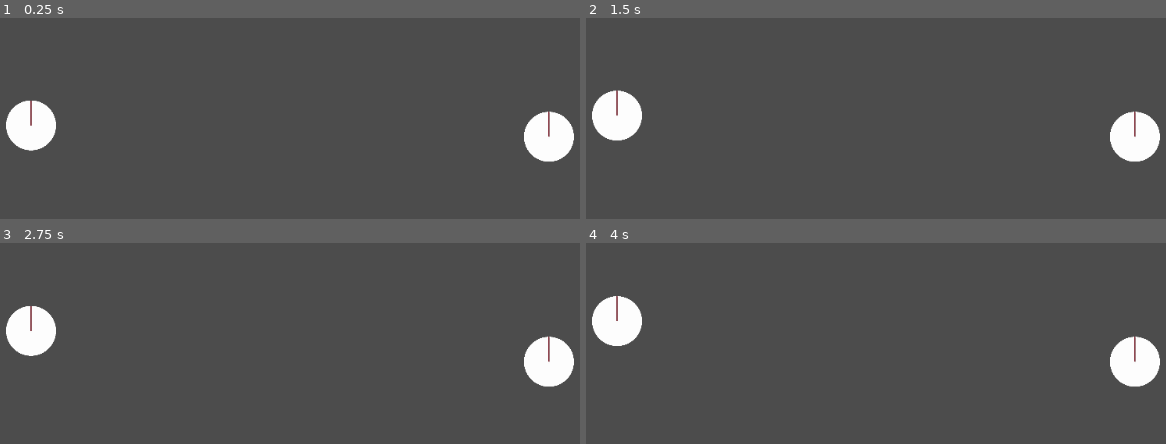
Above: before the commit, frames 1-4 (two rows, left to right).
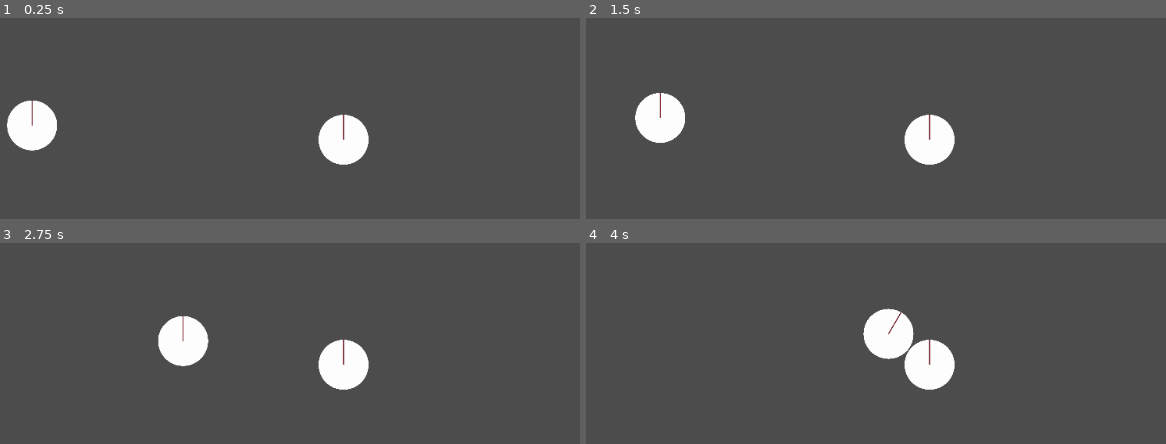
Above: after the commit, the same moments.

Repository: RunningRagdoll/gravity
Game: Godot game, scene res://Scenes/Main.tscn
Same seed, same stepped clock (60 frames per second), same inputs: the game is played once before the commit and once after it.
Inputs:
- Up to frame 1 (0.25 s): no input
- Up to frame 2 (1.5 s): no input
- Up to frame 3 (2.75 s): no input
- Up to frame 4 (4 s): no input

The runs differ from the first frame. In frame 1, 3.7% of the frame differs, in the area x 1-99%, y 40-74%; in frame 2, 6.7%; in frame 3, 6.9%, in the area x 1-99%, y 31-74%; in frame 4, 6.9%.

Commit message:
Orbit is now displayed in editor

Diff:
--- a/Models/CelestialBody/CelestialBody.gd
+++ /dev/null
@@ -1,16 +0,0 @@
-extends KinematicBody2D
-
-
-# Declare member variables here. Examples:
-# var a = 2
-# var b = "text"
-
-
-# Called when the node enters the scene tree for the first time.
-func _ready():
-	pass # Replace with function body.
-
-
-# Called every frame. 'delta' is the elapsed time since the previous frame.
-#func _process(delta):
-#	pass
--- /dev/null
+++ b/Models/CelestialBody/Celestial_Body.gd
@@ -0,0 +1,12 @@
+tool
+extends KinematicBody2D
+
+func _ready():
+	pass
+func _physics_process(delta):
+	if Engine.editor_hint:
+		return
+
+# Called every frame. 'delta' is the elapsed time since the previous frame.
+#func _process(delta):
+#	pass
--- a/Scenes/Celestial_Body.tscn
+++ b/Models/CelestialBody/Celestial_Body.tscn
@@ -1,8 +1,8 @@
 [gd_scene load_steps=6 format=2]
 
 [ext_resource path="res://Models/Planet_Debug_256x256.png" type="Texture" id=1]
-[ext_resource path="res://Models/CelestialBody/GravityField.gd" type="Script" id=2]
-[ext_resource path="res://Models/CelestialBody/CelestialBody.gd" type="Script" id=3]
+[ext_resource path="res://Models/CelestialBody/Gravity_Field.gd" type="Script" id=2]
+[ext_resource path="res://Models/CelestialBody/Celestial_Body.gd" type="Script" id=3]
 
 [sub_resource type="CircleShape2D" id=1]
 
--- /dev/null
+++ b/Models/Orbit/Orbit.gd
@@ -0,0 +1,48 @@
+tool
+extends Node2D
+
+export(float, 0.0, 10000) var radius = 100 setget _set_radius # [pixels]
+export(float) var angular_velocity = 0 setget _set_angular_velocity # [rad/s]
+export(bool) var random_initial_position = false setget _set_random_initial_position
+export(int, 2, 512) var number_of_steps = 128 setget _set_number_of_steps
+
+var angle = 0.0
+
+func orbital_position(r: float, theta: float):
+	return Vector2(r * cos(theta), r * sin(theta))
+
+func _ready():
+	if random_initial_position:
+		angle = randf() * 2 * PI
+	get_node("Celestial Body").position = orbital_position(radius, angle)
+
+func _physics_process(delta):
+	if Engine.editor_hint:
+		return
+	rotation += angular_velocity * delta
+
+func _set_angular_velocity(value):
+	angular_velocity = value
+	update()
+
+func _set_radius(value):
+	radius = value
+	update()
+
+func _set_random_initial_position(value):
+	random_initial_position = value
+	update()
+
+func _set_number_of_steps(value):
+	number_of_steps = value
+	update()
+
+func _draw():
+	if not Engine.editor_hint:
+		return
+	var points_array = PoolVector2Array()
+	for i in range(number_of_steps):
+		var angle = (i * 2 * PI) / number_of_steps
+		var point = orbital_position(radius, angle)
+		points_array.append(point)
+	draw_multiline(points_array, Color('#ffffff'), 4.0, true)
--- /dev/null
+++ b/Models/Orbit/Orbit.tscn
@@ -0,0 +1,10 @@
+[gd_scene load_steps=3 format=2]
+
+[ext_resource path="res://Models/Orbit/Orbit.gd" type="Script" id=1]
+[ext_resource path="res://Models/CelestialBody/Celestial_Body.tscn" type="PackedScene" id=2]
+
+[node name="Orbit" type="Node2D"]
+script = ExtResource( 1 )
+
+[node name="Celestial Body" parent="." instance=ExtResource( 2 )]
+position = Vector2( 100, 0 )
--- a/Scenes/Main.tscn
+++ b/Scenes/Main.tscn
@@ -1,16 +1,13 @@
 [gd_scene load_steps=4 format=2]
 
-[ext_resource path="res://Scenes/Celestial_Body.tscn" type="PackedScene" id=1]
 [ext_resource path="res://Models/Planet_Debug_256x256.png" type="Texture" id=2]
+[ext_resource path="res://Models/Orbit/Orbit.tscn" type="PackedScene" id=3]
 
 [sub_resource type="CircleShape2D" id=1]
 radius = 34.0151
 
 [node name="Main" type="Node2D"]
 pause_mode = 2
-
-[node name="Celestial Body" parent="." instance=ExtResource( 1 )]
-position = Vector2( 776.88, 302.293 )
 
 [node name="RigidBody2D" type="RigidBody2D" parent="."]
 position = Vector2( 114, 290 )
@@ -23,3 +20,7 @@
 [node name="Sprite" type="Sprite" parent="RigidBody2D"]
 scale = Vector2( 0.25, 0.25 )
 texture = ExtResource( 2 )
+
+[node name="Orbit" parent="." instance=ExtResource( 3 )]
+position = Vector2( 513.999, 306.106 )
+radius = 0.0
Renamed: Models/CelestialBody/GravityField.gd -> Models/CelestialBody/Gravity_Field.gd
